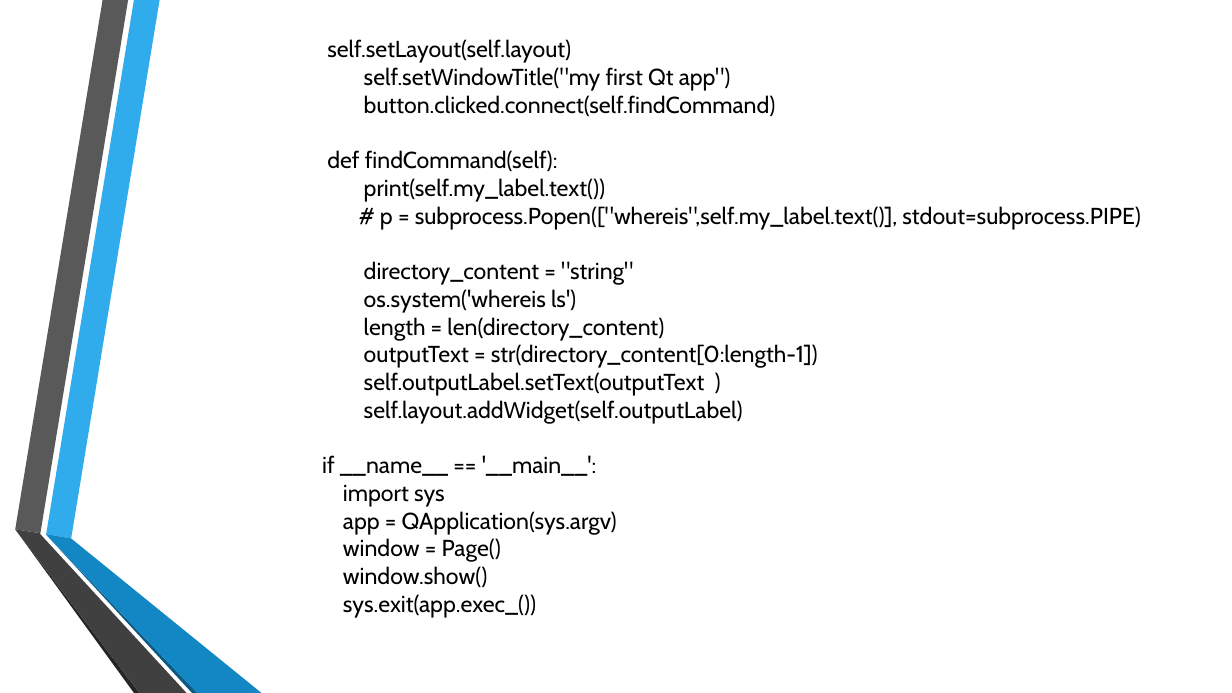
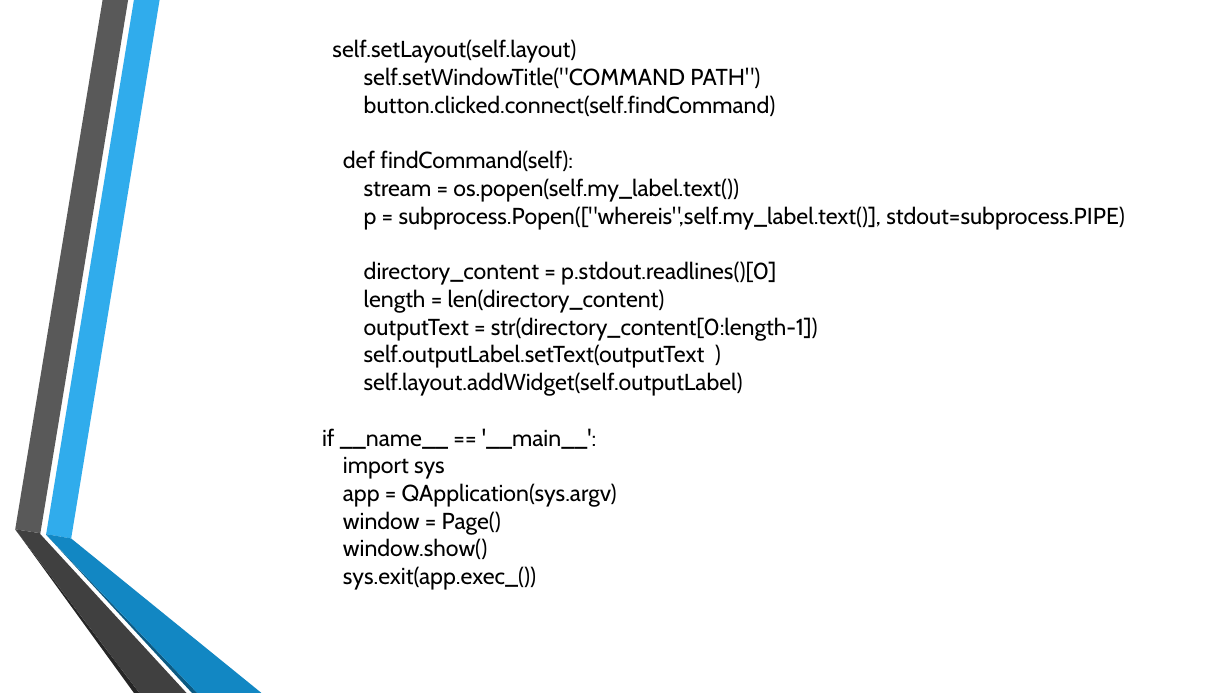
Before and after one commit to honeymariam/FOSS-Project-, a slide deck: slide 6 of FOSS assignment.pptx. Drawn at 1232x693 pixels with LibreOffice and Linux fonts; fonts in the diff are those of the drawing; background and template pictures are left out. Boxes give left, top, right and bottom in pixels: in the first picture for what was removed or moved away, otherwise in the second. Text is boxed around its words. In the diff, an @@ line names an element or a change of style, - is before the commit and + after.

```diff
--- a/FOSS assignment.pptx
+++ b/FOSS assignment.pptx
@@ text at <box>364,67,760,88</box>: text changed @@
-self.setWindowTitle("my first Qt app")
+self.setWindowTitle("COMMAND PATH")
@@ text at <box>364,178,1125,285</box>: text changed @@
-print(self.my_label.text())
-# p = subprocess.Popen(["whereis",self.my_label.text()], stdout=subprocess.PIPE)
-directory_content = "string"
-os.system('whereis ls')
+stream = os.popen(self.my_label.text())
+p = subprocess.Popen(["whereis",self.my_label.text()], stdout=subprocess.PIPE)
+directory_content = p.stdout.readlines()[0]
```
Also in this commit, not shown: 2 other slides changed, 1 slide added, 1 slide removed, 1 other file.
